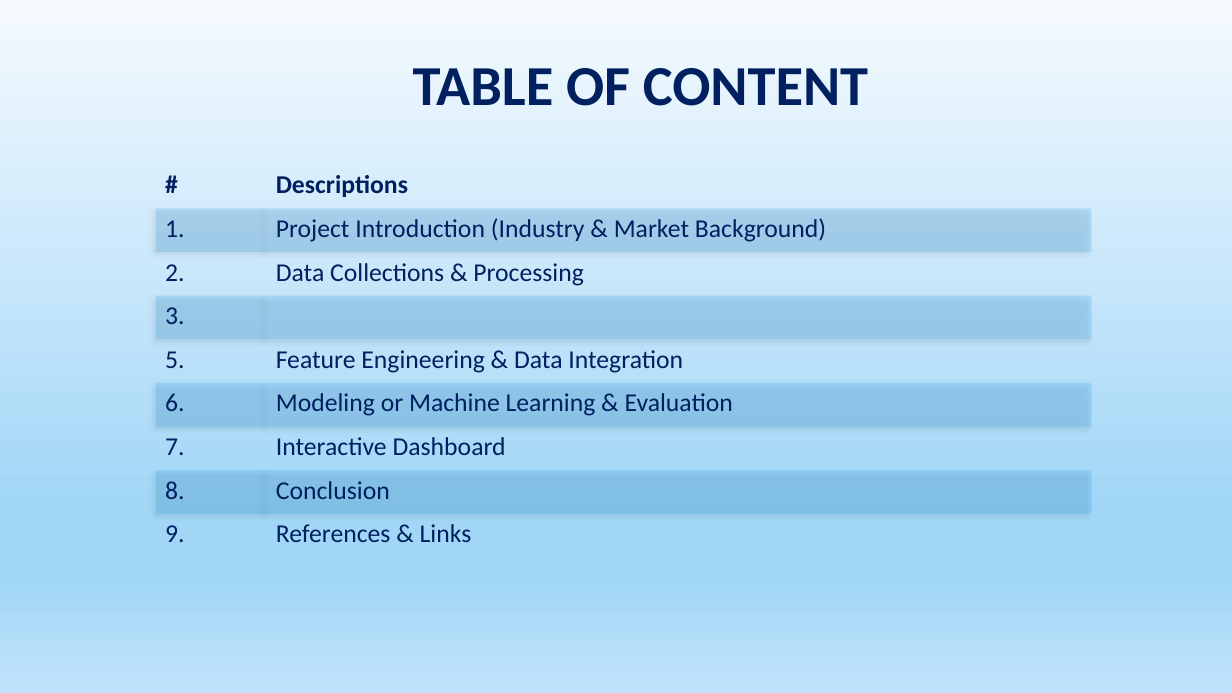
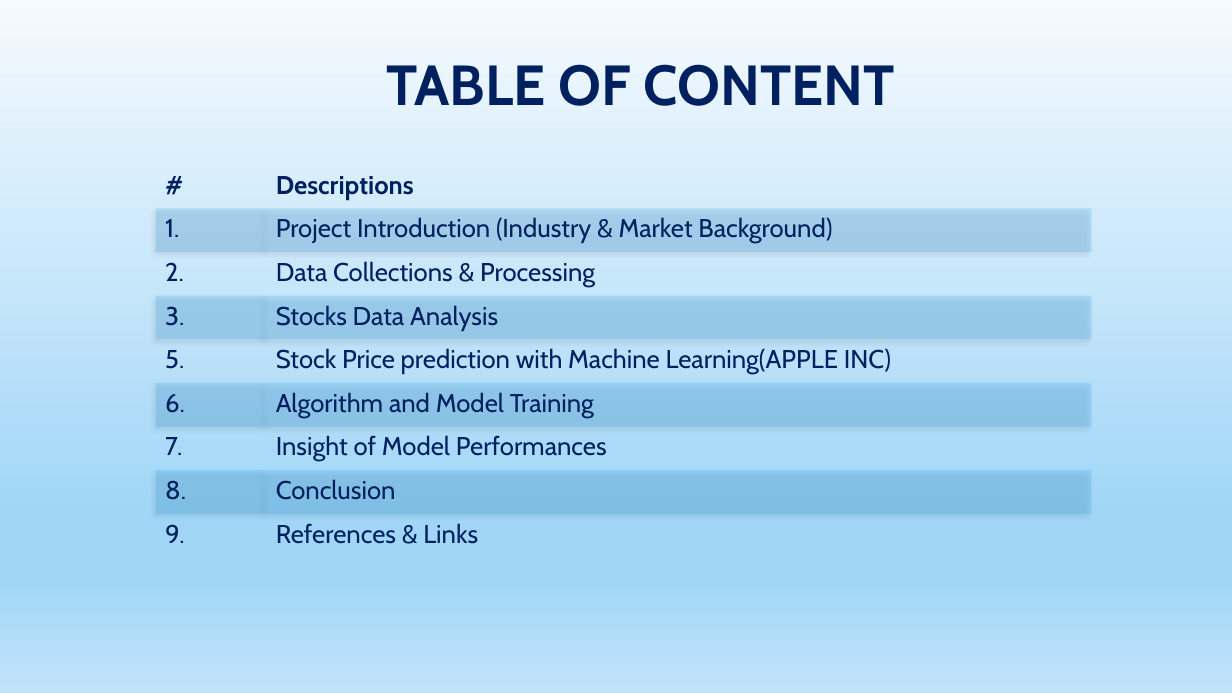
Before and after one commit to PhyoThor/CSIS-4260-Special_Topic_In_Data_Analytics-, a slide deck: slide 2 of Project/CSIS-4260 _Special_Topic_Apple_stocks_prediction.pptx. Drawn at 1232x693 pixels with LibreOffice and Linux fonts; fonts in the diff are those of the drawing; background and template pictures are left out. Boxes give left, top, right and bottom in pixels: in the first picture for what was removed or moved away, otherwise in the second. Text is boxed around its words. In the diff, an @@ line names an element or a change of style, - is before the commit and + after.

Commit message:
remodel for dashboard

```diff
--- a/Project/CSIS-4260 _Special_Topic_Apple_stocks_prediction.pptx
+++ b/Project/CSIS-4260 _Special_Topic_Apple_stocks_prediction.pptx
@@ title "TABLE OF CONTENT" at (386, 64, 895, 106): font Calibri to Cabin @@
@@ table at (156, 165, 1092, 557) @@
-row 4, column 2: 
+row 4, column 2: Stocks Data Analysis
-row 5, column 2: Feature Engineering & Data Integration
+row 5, column 2: Stock Price prediction with Machine Learning(APPLE INC)
-row 6, column 2: Modeling or Machine Learning & Evaluation
+row 6, column 2: Algorithm and Model Training
-row 7, column 2: Interactive Dashboard
+row 7, column 2: Insight of Model Performances
@@ font Calibri to Cabin in "#", "Descriptions", "1.", "Project Introduction (Industry & Market Background)" and 10 more places @@
```
Also in this commit, not shown: 1 other slide changed, 16 other files.
